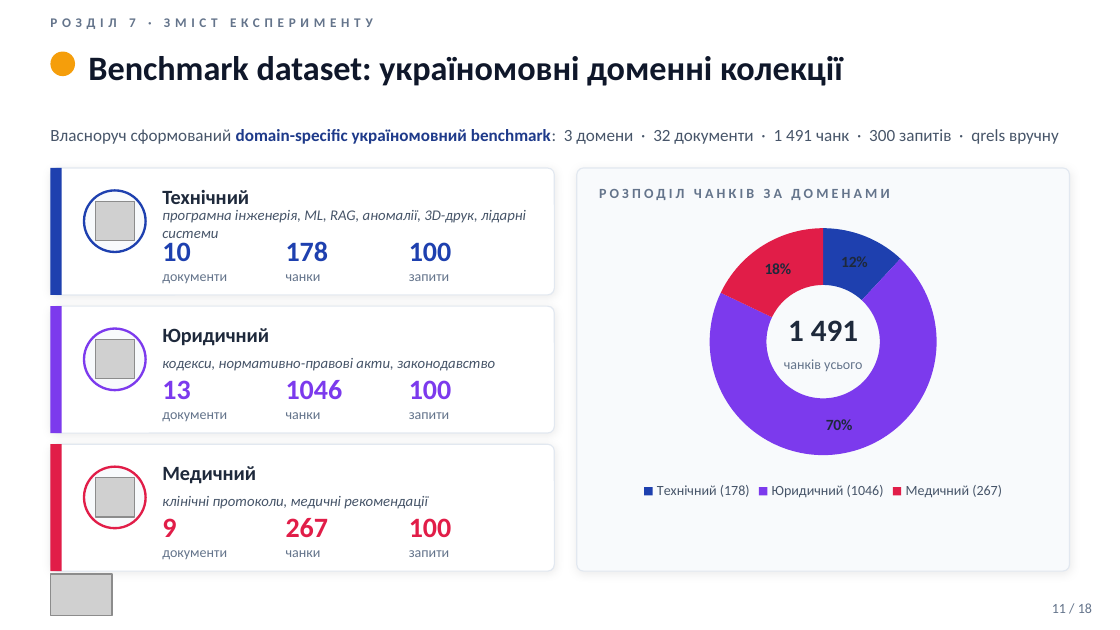
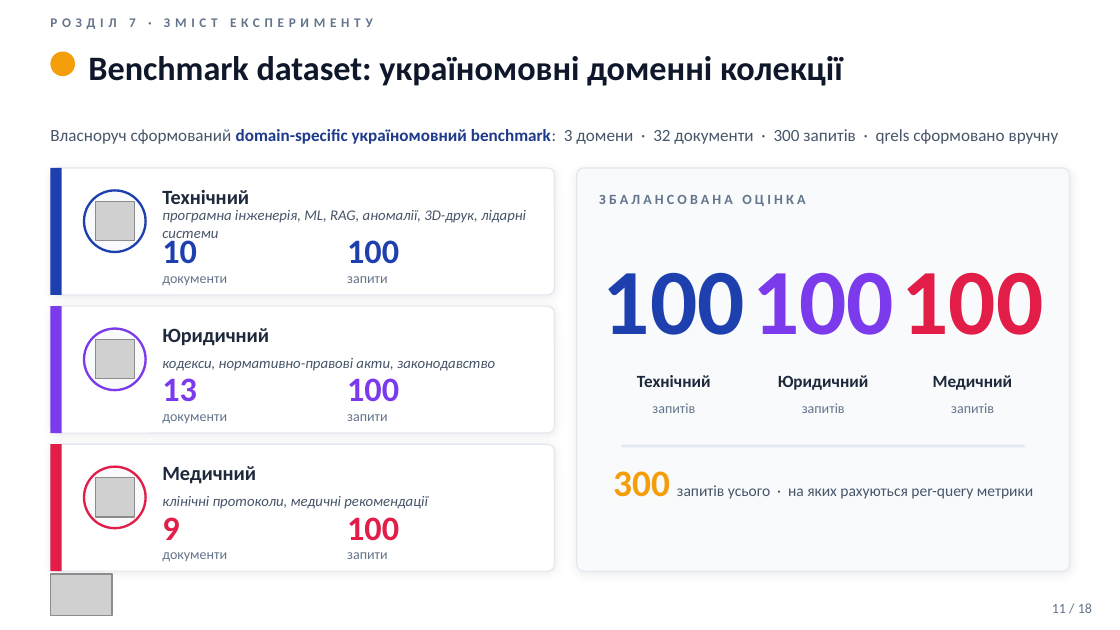
Before and after one commit to vitaliinnest/kb-semantic-search-benchmark, a slide deck: slide 11 of thesis/Nesterenko_Presentation.pptx. Drawn at 1120x630 pixels with LibreOffice and Linux fonts; fonts in the diff are those of the drawing; grey boxes stand for pictures. Boxes give left, top, right and bottom in pixels: in the first picture for what was removed or moved away, otherwise in the second. Text is boxed around its words. In the diff, an @@ line names an element or a change of style, - is before the commit and + after.

```diff
--- a/thesis/Nesterenko_Presentation.pptx
+++ b/thesis/Nesterenko_Presentation.pptx
@@ text at box(50, 129, 1059, 144): text changed @@
-Власноруч сформований domain-specific україномовний benchmark: 3 домени · 32 документи · 1 491 чанк · 300 запитів · qrels вручну
+Власноруч сформований domain-specific україномовний benchmark: 3 домени · 32 документи · 300 запитів · qrels сформовано вручну
@@ text removed at box(599, 189, 889, 200) @@
-РОЗПОДІЛ ЧАНКІВ ЗА ДОМЕНАМИ
@@ text added at box(599, 195, 805, 206), 9 pt, text #64748B, bold @@
+ЗБАЛАНСОВАНА ОЦІНКА
@@ text "100": place and size @@
-text "100" at box(409, 242, 452, 261)
+text "100" at box(347, 240, 399, 264)
@@ doughnut chart removed at box(588, 213, 1058, 504) @@
-categories: Технічний (178), Юридичний (1046), Медичний (267)
-Series 1: 12, 70, 18
@@ text removed at box(286, 241, 329, 261) @@
-178
@@ text "запити": place and size @@
-text "запити" at box(409, 274, 450, 281)
+text "запити" at box(347, 276, 388, 283)
@@ text removed at box(286, 274, 321, 281) @@
-чанки
@@ text added at box(603, 272, 745, 335), 60 pt, text #1E40AF, bold @@
+100
@@ text added at box(752, 273, 894, 335), 60 pt, text #7C3AED, bold @@
+100
@@ text added at box(902, 272, 1044, 335), 60 pt, text #E11D48, bold @@
+100
@@ text removed at box(788, 320, 858, 341) @@
-1 491
@@ text removed at box(784, 359, 862, 371) @@
-чанків усього
@@ text removed at box(286, 380, 343, 399) @@
-1046
@@ text "100": place and size @@
-text "100" at box(409, 380, 452, 399)
+text "100" at box(347, 378, 399, 402)
@@ text added at box(637, 375, 711, 387), 11 pt, text #1E293B, bold @@
+Технічний
@@ text added at box(778, 375, 869, 390), 11 pt, text #1E293B, bold @@
+Юридичний
@@ text added at box(933, 375, 1013, 390), 11 pt, text #1E293B, bold @@
+Медичний
@@ text removed at box(286, 412, 321, 419) @@
-чанки
@@ text "запити": place and size @@
-text "запити" at box(409, 412, 450, 419)
+text "запити" at box(347, 414, 388, 421)
@@ text added at box(652, 403, 695, 413), 9 pt, text #64748B @@
+запитів
@@ text added at box(802, 403, 845, 413), 9 pt, text #64748B @@
+запитів
@@ text added at box(951, 403, 994, 413), 9 pt, text #64748B @@
+запитів
@@ rectangle added at box(622, 445, 1025, 448), fill #E2E8F0 @@
@@ text added at box(613, 471, 1033, 499), 10 pt, text #475569 @@
+300 запитів усього · на яких рахуються per-query метрики
@@ size 18 to 22 pt in 6 elements at box(347, 240, 399, 264), box(347, 378, 399, 402), box(347, 517, 399, 541), box(162, 235, 197, 264), box(162, 378, 197, 402), box(162, 517, 179, 540) @@
@@ text removed at box(286, 518, 329, 537) @@
-267
@@ text "100": place and size @@
-text "100" at box(409, 518, 452, 537)
+text "100" at box(347, 517, 399, 541)
@@ text removed at box(286, 550, 321, 557) @@
-чанки
@@ text "запити": place and size @@
-text "запити" at box(409, 550, 450, 557)
+text "запити" at box(347, 552, 388, 559)
```
Also in this commit, not shown: 1 other file.
